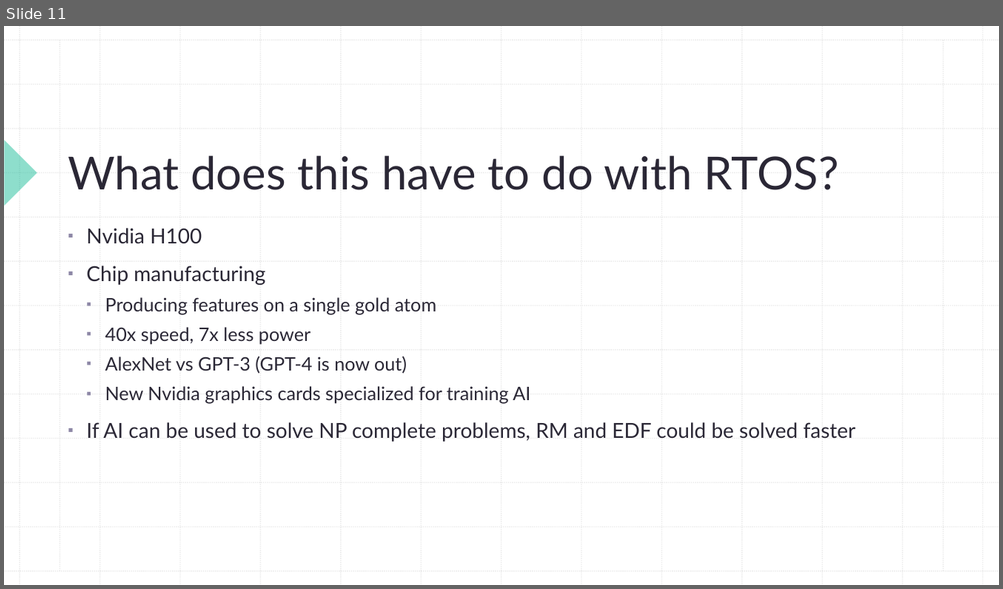
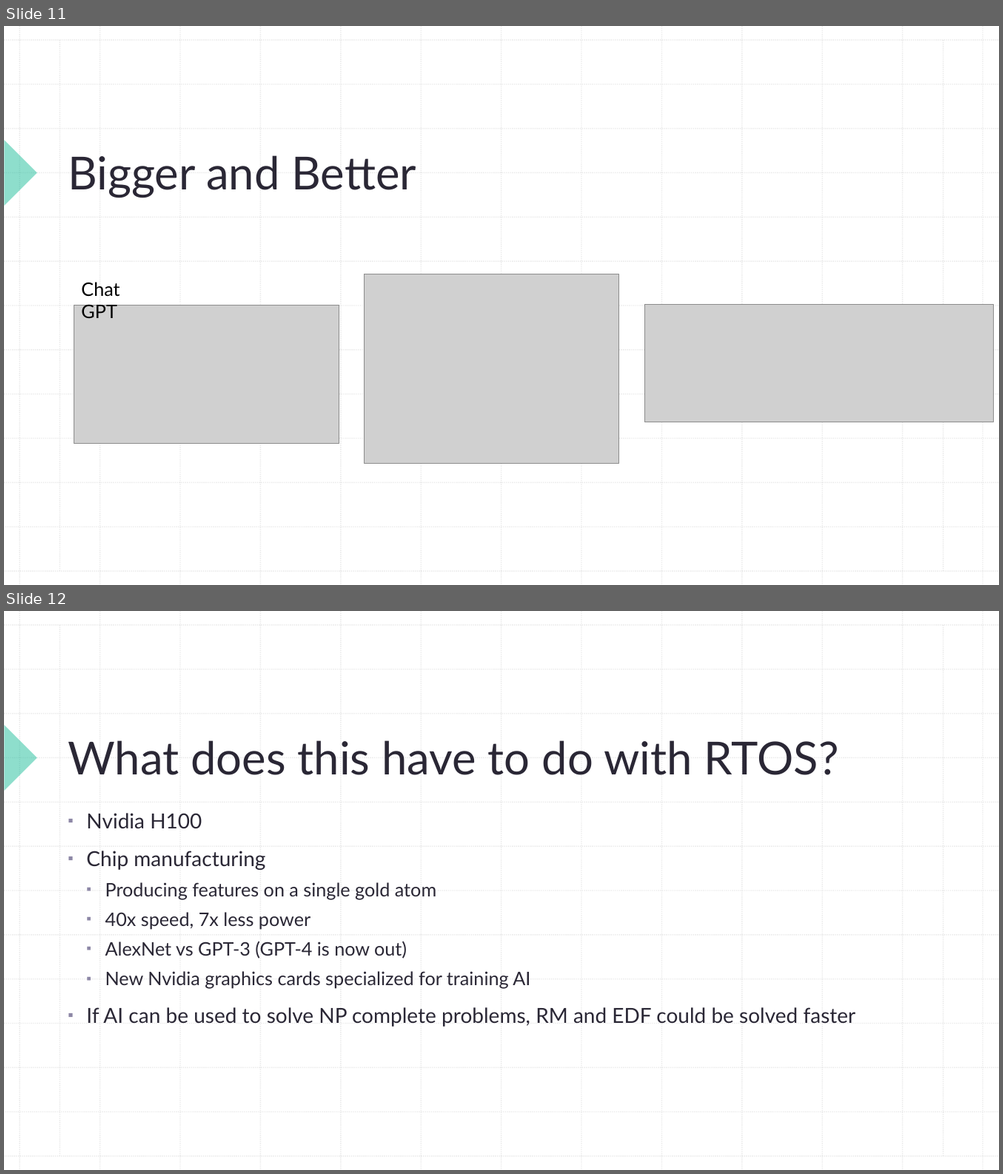
Before and after one commit to carternetty/ece5780, a slide deck: lab3/AI_RTOS.pptx. Shown one above the other, each under a label of ours: slide 11 before the commit, slides 11 and 12 after it. The pictures are 1003x589 and 1003x1174 pixels, drawn with LibreOffice and Linux fonts; fonts in the diff are those of the drawing; grey boxes stand for pictures. Boxes give left, top, right and bottom in pixels: in the first picture for what was removed or moved away, otherwise in the second. Text is boxed around its words. In the diff, an @@ line names an element or a change of style, - is before the commit and + after.

```diff
--- a/lab3/AI_RTOS.pptx
+++ b/lab3/AI_RTOS.pptx
@@ slide 11 added at box(4, 26, 999, 585), background #FFFFFF; not listed: 29 template elements that a slide beside it also shows @@
@@ title added at box(68, 156, 417, 198), 44 pt, text #2A2735 @@
+Bigger and Better
@@ text added at box(81, 282, 119, 318), 18 pt, text #000000 @@
+Chat GPT
@@ picture added at box(364, 275, 619, 464) @@
@@ picture added at box(74, 306, 339, 444) @@
@@ picture added at box(645, 304, 993, 422) @@
@@ what was slide 11 is now slide 12 @@
```
Also in this commit, not shown: 2 slides changed, 1 other slide added, 1 slide removed.
